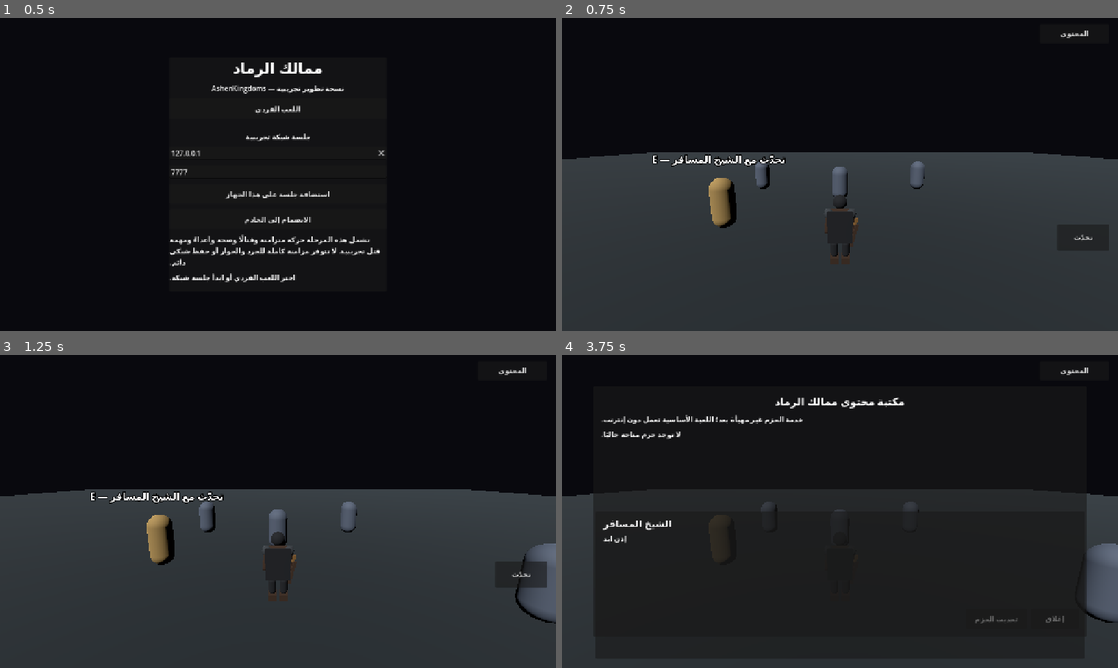
Above: before the commit, frames 1-4 (two rows, left to right).
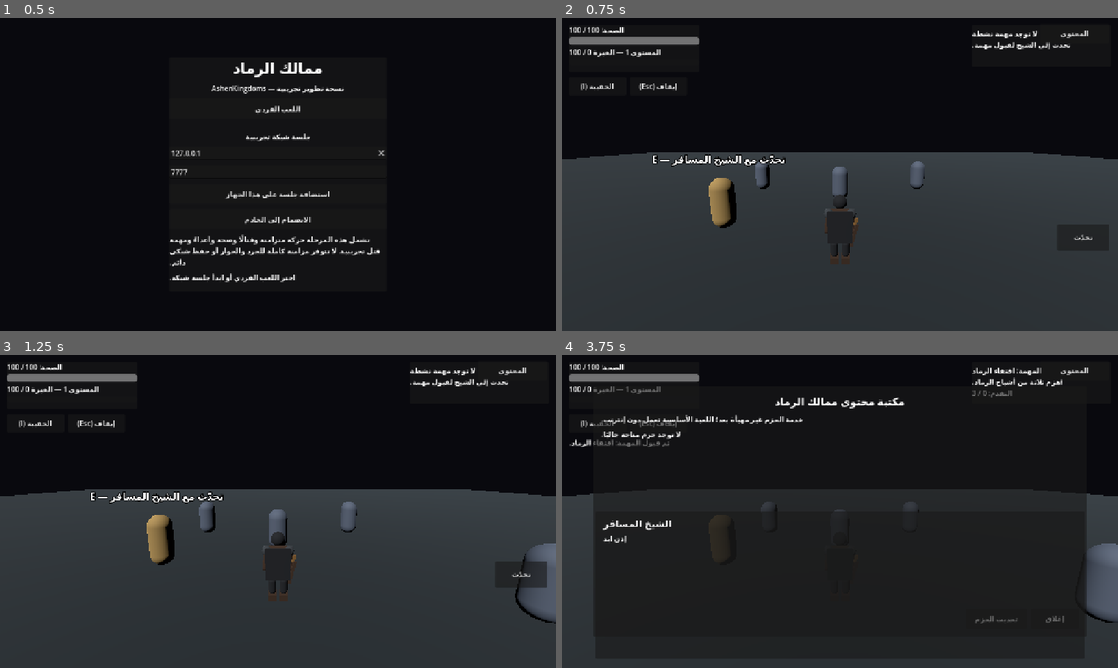
Above: after the commit, the same moments.

Repository: areagleegy/AshenKingdoms
Game: Godot game, scene res://scenes/ui/MainMenu.tscn
Two runs of this game, one before a commit and one after it. Both use one fixed random seed, a clock stepped at 60 frames per second and the inputs below.
Inputs (mouse positions are in pixels of both pictures, inside the frame that each line leads up to):
- Up to frame 1 (0.5 s): no input
- Up to frame 2 (0.75 s): click "اللعب الفردي" at 0.5 s
- Up to frame 3 (1.25 s): no input
- Up to frame 4 (3.75 s): tap Enter (ui_accept) at 1.25 s; move the mouse to (867, 511) at 1.27 s; press the mouse at (867, 511) at 1.28 s; hold W (move_forward) 1.28-2 s; tap Space (jump) at 1.52 s; release the mouse at (867, 511) at 2 s; click "متابعة" at 2 s; click "المحتوى" at 2.75 s; click "1. نعم، سأساعدك." at 3.5 s

Frame 1 is identical in both runs. In frame 2, 1.3% of the frame differs, in the area x 1-92%, y 2-24%; in frame 3, 1.3%; in frame 4, 1.5%, in the area x 1-90%, y 2-30%.
Error before the commit: Parse Error: Value of type "VBoxContainer" cannot be assigned to a variable of type "GridContainer". (res://scripts/ui/hud.gd:129)

Commit message:
Fix inventory grid container type

Diff:
--- a/scripts/ui/hud.gd
+++ b/scripts/ui/hud.gd
@@ -126,7 +126,7 @@
 	title_label.horizontal_alignment = HORIZONTAL_ALIGNMENT_CENTER
 	box.add_child(title_label)
 
-	_inventory_list = VBoxContainer.new()
+	_inventory_list = GridContainer.new()
 	_inventory_list.columns = 6
 	_inventory_list.add_theme_constant_override("h_separation", 8)
 	_inventory_list.add_theme_constant_override("v_separation", 8)
